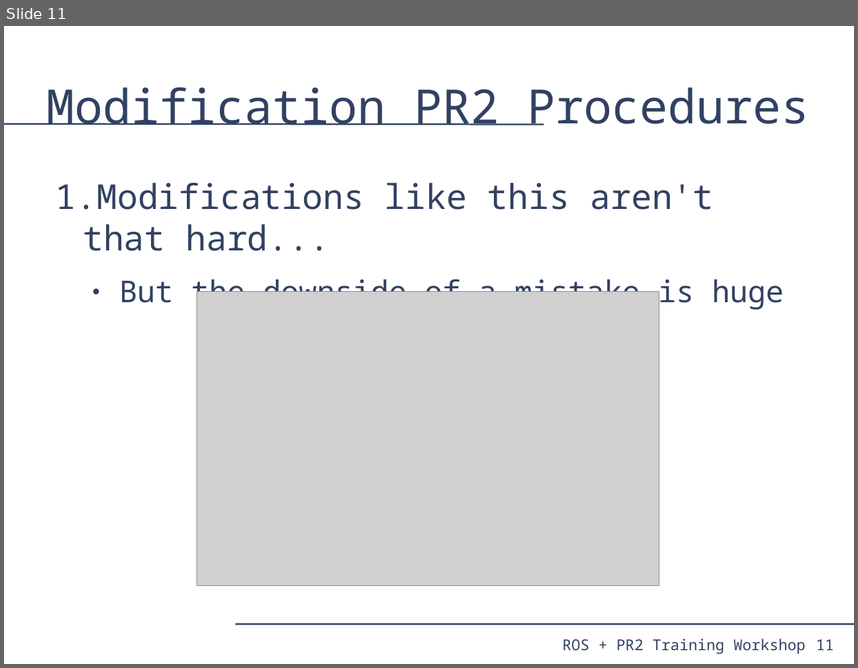
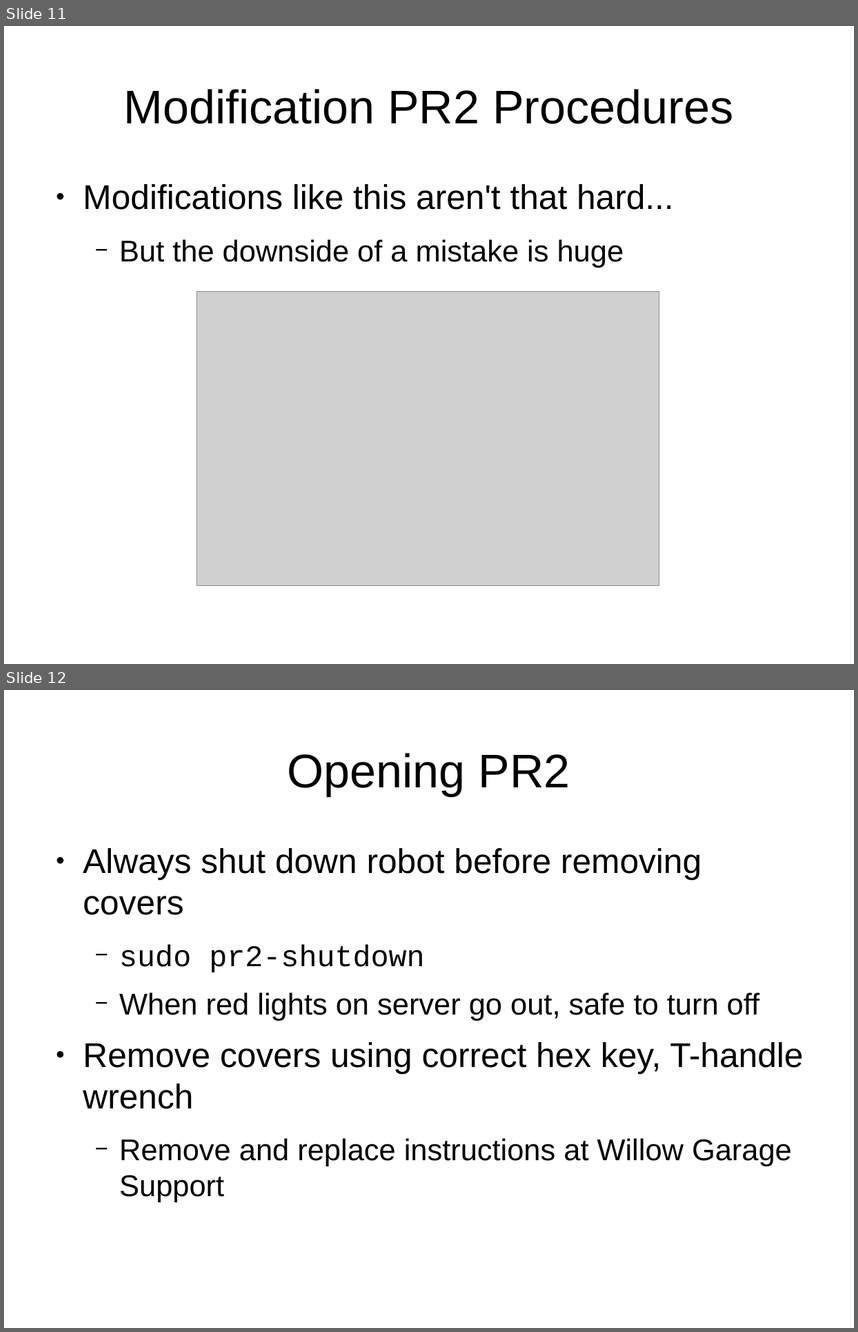
Before and after one commit to PR2/pr2_docs, a slide deck: pr2_training_workshop/modifying_pr2/adding_sensor.odp. Shown one above the other, each under a label of ours: slide 11 before the commit, slides 11 and 12 after it. The pictures are 858x668 and 858x1332 pixels, drawn with LibreOffice and Linux fonts; fonts in the diff are those of the drawing; grey boxes stand for pictures. Boxes give left, top, right and bottom in pixels: in the first picture for what was removed or moved away, otherwise in the second. Text is boxed around its words. In the diff, an @@ line names an element or a change of style, - is before the commit and + after.

Commit message:
Adding sensor now has corrections and additions from Eric and Keenan

```diff
--- a/pr2_training_workshop/modifying_pr2/adding_sensor.odp
+++ b/pr2_training_workshop/modifying_pr2/adding_sensor.odp
@@ slide 12 added at [4, 690, 854, 1328], background #FFFFFF @@
@@ title added at [288, 753, 570, 796], 44 pt, text #000000 @@
+Opening PR2
@@ text added at [83, 848, 803, 1202], 28 pt, text #000000 @@
+● Always shut down robot before removing covers
+  − sudo pr2-shutdown
+  − When red lights on server go out, safe to turn off
+● Remove covers using correct hex key, T-handle wrench
+  − Remove and replace instructions at Willow Garage Support
@@ slide 11 changed as well @@
@@ title "Modification PR2 Procedures" at [123, 89, 733, 124]: font Noto Sans Mono to Arial, text colour #314162 to #000000; alignment left to centre @@
@@ line removed from (4, 124) to (544, 124) @@
@@ text "Modifications like this aren't that ..." at [83, 184, 674, 267]: font Noto Sans Mono to Arial, text colour #314162 to #000000; bullet 1. to ●; bullet colour #314162 to #000000; bullet ● to − @@
@@ line removed from (235, 624) to (854, 624) @@
@@ text removed at [562, 638, 805, 654] @@
-ROS + PR2 Training Workshop
@@ page number removed at [816, 639, 834, 650] @@
-11
```
Also in this commit, not shown: 13 other slides changed, 3 other slides added, 1 slide removed.
